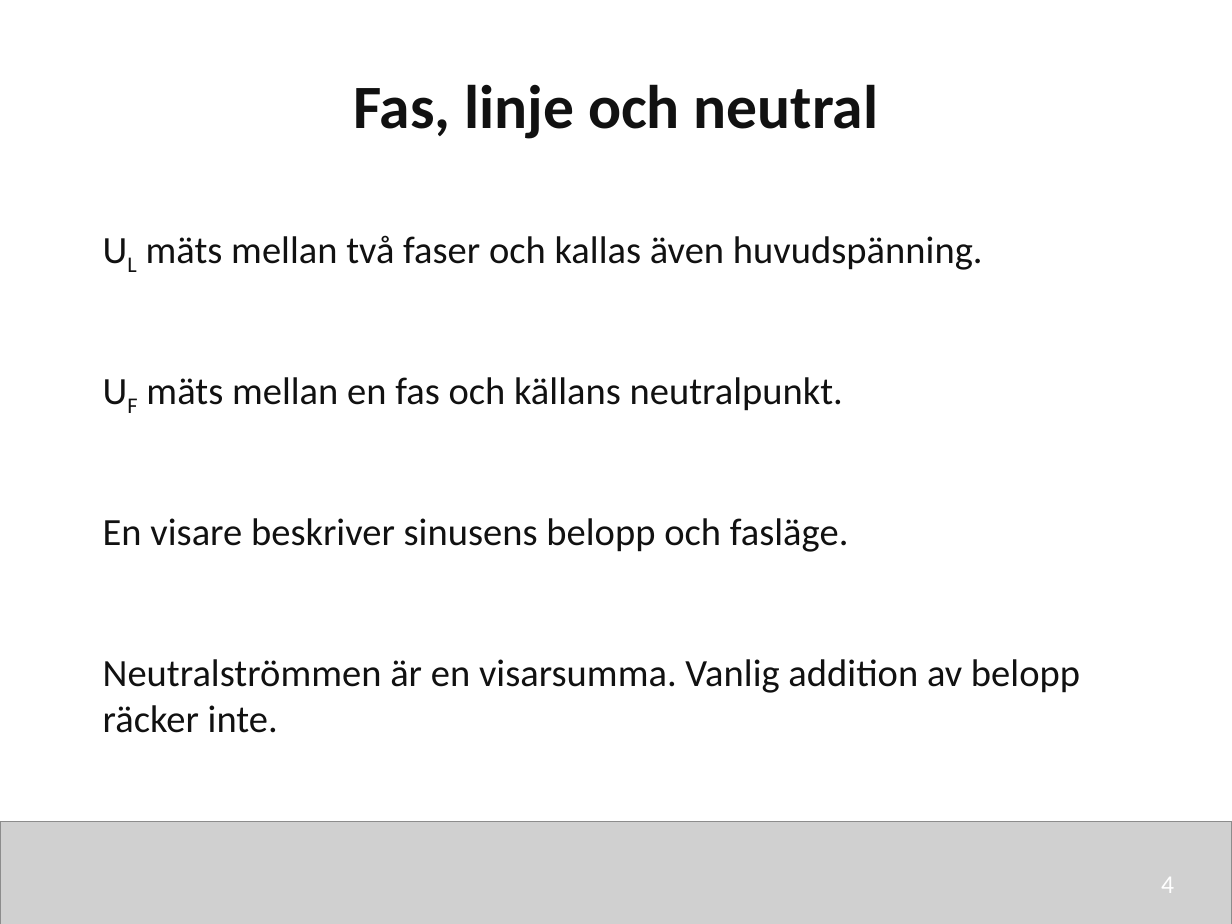
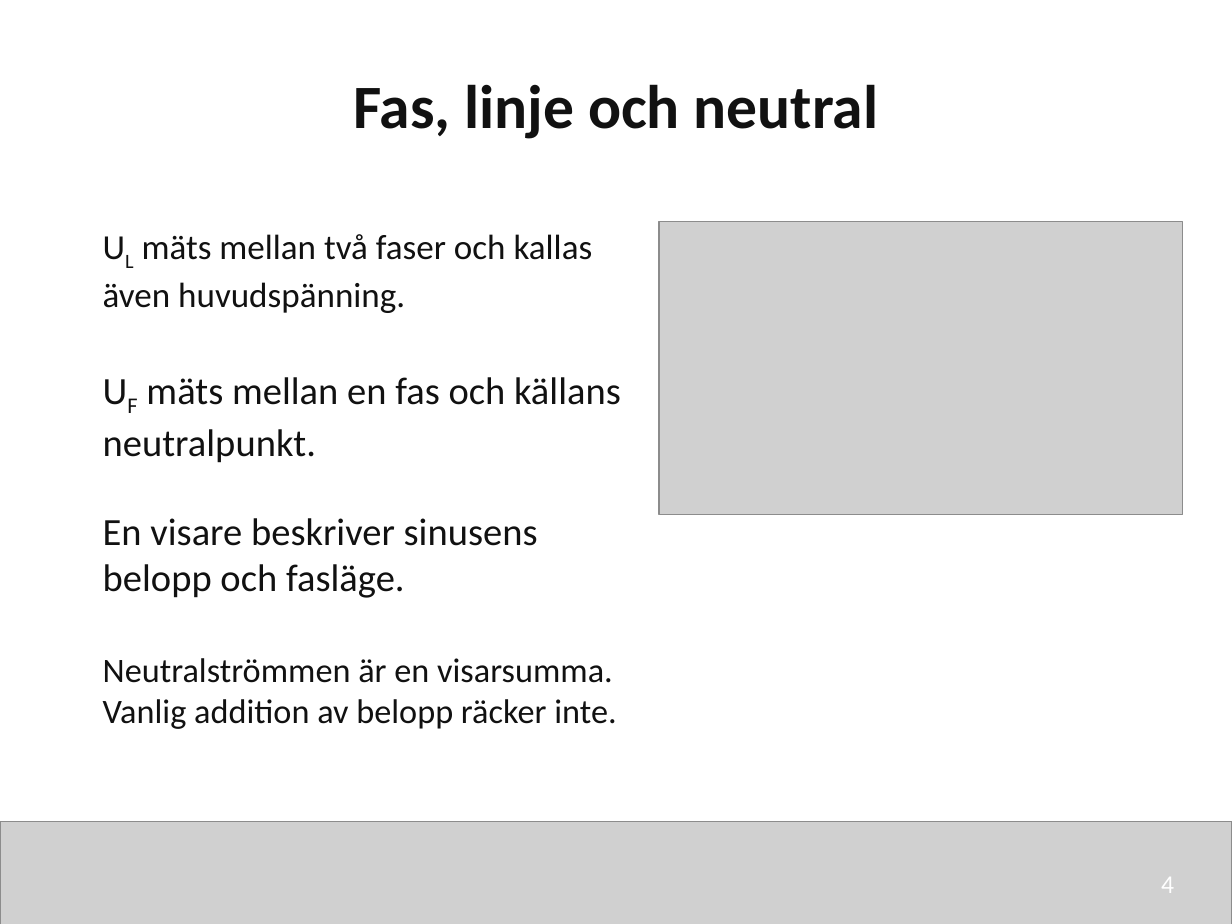
Before and after one commit to nj22az/nj22az.github.io, a slide deck: slide 4 of sjoskolan/vecka-41/aktuell/v41_01_Trefassystemets_grunder_elev.pptx. Drawn at 1232x924 pixels with LibreOffice and Linux fonts; fonts in the diff are those of the drawing; grey boxes stand for pictures. Boxes give left, top, right and bottom in pixels: in the first picture for what was removed or moved away, otherwise in the second. Text is boxed around its words. In the diff, an @@ line names an element or a change of style, - is before the commit and + after.

```diff
--- a/sjoskolan/vecka-41/aktuell/v41_01_Trefassystemets_grunder_elev.pptx
+++ b/sjoskolan/vecka-41/aktuell/v41_01_Trefassystemets_grunder_elev.pptx
@@ text "UL mäts mellan två faser ..." at (103,234,593,313): size 22.5 to 20.5 pt @@
@@ picture added at (659,222,1183,515) @@
@@ text "UF mäts mellan en fas ..." rewrapped from (146,377,843,411) to (103,377,621,463) @@
@@ text "En visare beskriver sinusens belopp ..." rewrapped from (103,518,849,552) to (103,518,538,598) @@
@@ text "Neutralströmmen är en visarsumma. Vanlig ..." at (103,658,616,729): size 22.5 to 20 pt @@
```
Also in this commit, not shown: 1 other slide changed, 36 other files.
